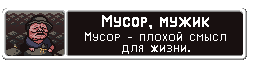
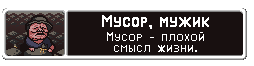
Revision of a layered 254 × 66 image; what changed, layer by layer:
removed layer "Layer 2" over [85, 32, 226, 54]
added layer "Layer 5" above "Layer 6" over [107, 32, 204, 41]
added layer "Layer 6" above "Layer 3" over [114, 45, 197, 52]
added layer "Layer 3" above "Achievement - Larry Quest" over [85, 32, 226, 54]
added layer "Achievement - Larry Quest" over [85, 32, 226, 54]
